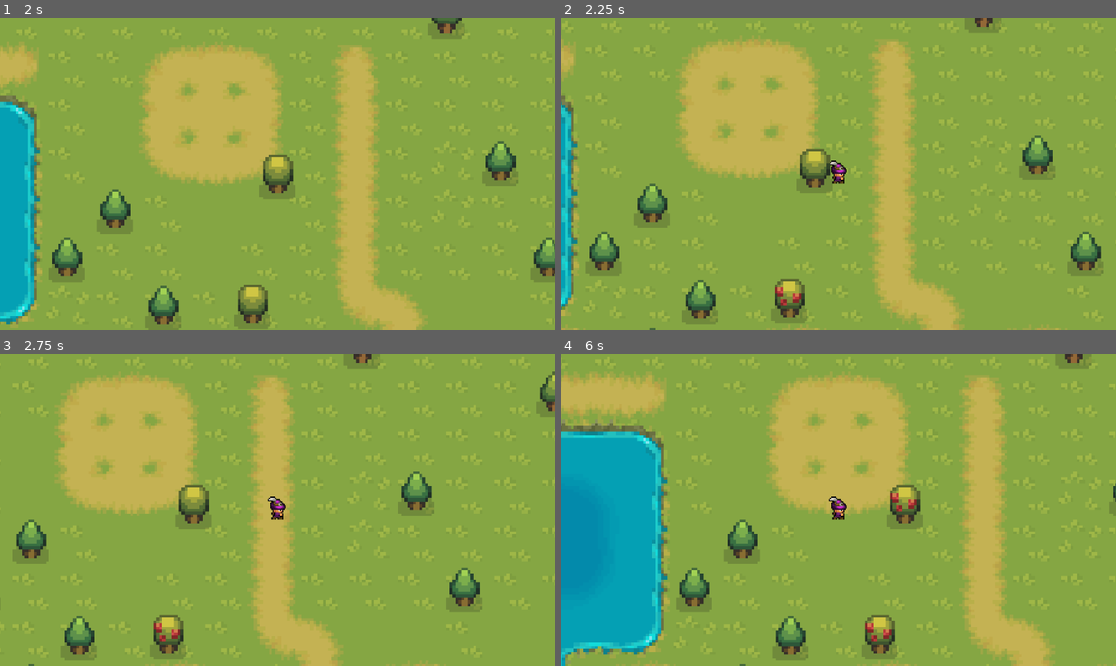
Above: before the commit, frames 1-4 (two rows, left to right).
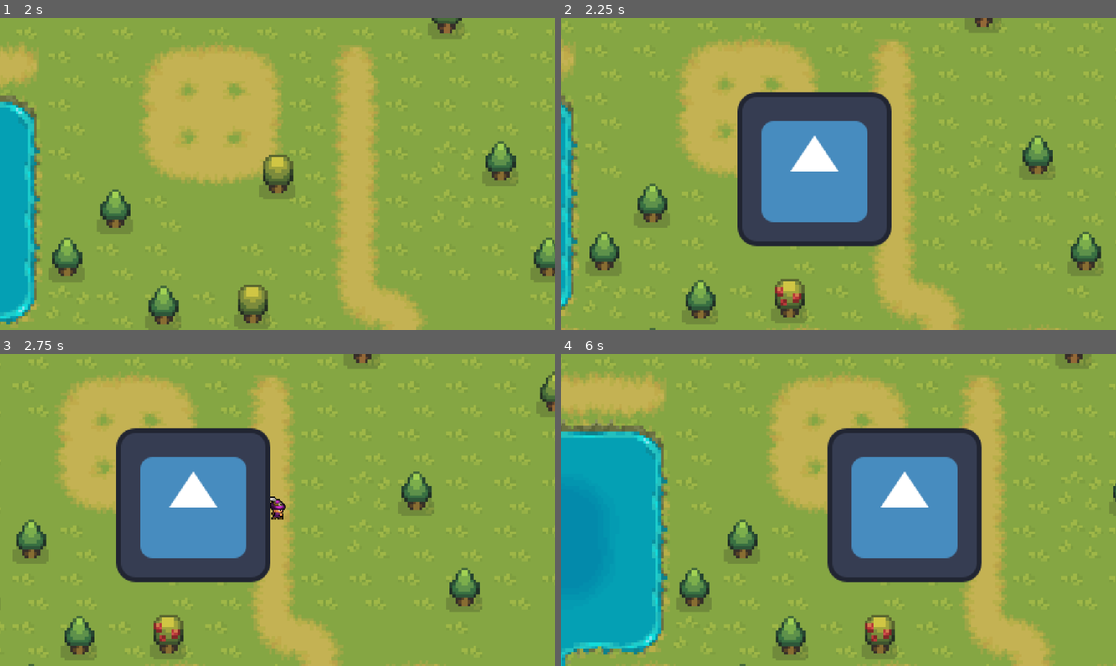
Above: after the commit, the same moments.

Repository: fcc-cs/a7-2d-survival-game-aghas004
Game: Godot game, scene res://scenes/world.tscn
Two runs of this game, one before a commit and one after it. Both use one fixed random seed, a clock stepped at 60 frames per second and the inputs below. The engine's default icon, where the game draws it, is replaced by a stand-in: a white triangle on a blue panel in a dark square.
Inputs:
- Up to frame 1 (2 s): tap Enter at 0.5 s; hold D (right) 0.53-1.28 s; tap E (e) at 0.6, 1.35 s; hold S (down) from 1.28 s (still down)
- Up to frame 2 (2.25 s): release S (down) at 2.03 s; hold D (right) from 2.03 s (still down); tap E (e) at 2.1 s
- Up to frame 3 (2.75 s): keep holding D (right)
- Up to frame 4 (6 s): release D (right) at 2.78 s; hold W (up) 2.78-3.53 s; tap E (e) every 0.75 s from 2.85 to 5.85 s; hold A (left) 3.53-5.03 s; hold S (down) 5.03-5.78 s; hold D (right) from 5.78 s (still down)

Frame 1 is identical in both runs. In frame 2, 14% of the frame differs, in the area x 31-60%, y 23-74%; in frame 3, 14%; in frame 4, 14%, in the area x 47-76%, y 23-74%.

Commit message:
video#3 apple fall animation testing

Diff:
--- /dev/null
+++ b/survivalgame-platformer/scenes/apple_collectable.tscn
@@ -0,0 +1,8 @@
+[gd_scene load_steps=2 format=3 uid="uid://b3b5oly2disua"]
+
+[ext_resource type="Texture2D" uid="uid://cxuvbw8i51ah7" path="res://icon.svg" id="1_3xdgk"]
+
+[node name="apple_collectable" type="StaticBody2D"]
+
+[node name="Sprite2D" type="Sprite2D" parent="."]
+texture = ExtResource("1_3xdgk")
--- a/survivalgame-platformer/scripts/apple_tree.gd
+++ b/survivalgame-platformer/scripts/apple_tree.gd
@@ -2,6 +2,7 @@
 
 var state = "no apples"
 var player_in_area = false
+var apple = preload("res://scenes/apple_collectable.tscn")
 
 # Called when the node enters the scene tree for the first time.
 func _ready() -> void:
@@ -18,7 +19,7 @@
 		if player_in_area:
 			if Input.is_action_just_pressed("e"):
 				state = "no apples"
-				$growth_timer.start()
+				drop_apple()
 
 
 func _on_pickable_area_body_entered(body: Node2D) -> void:
@@ -33,3 +34,11 @@
 func _on_growth_timer_timeout() -> void:
 	if state == "no apples":
 		state = "apple"
+
+func drop_apple():
+	var apple_instance = apple.instantiate()
+	apple_instance.global_position = $Marker2D.global_position
+	get_parent().add_child(apple_instance)
+
+	await  get_tree().create_timer(3).timeout
+	$growth_timer.start()
